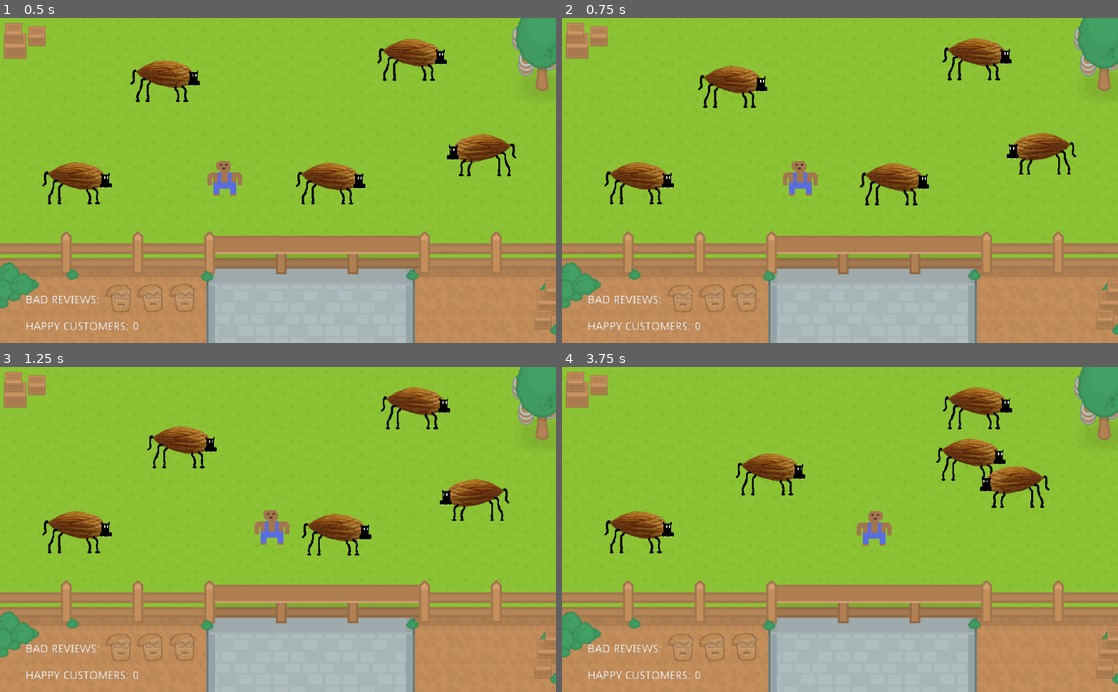
Above: before the commit, frames 1-4 (two rows, left to right).
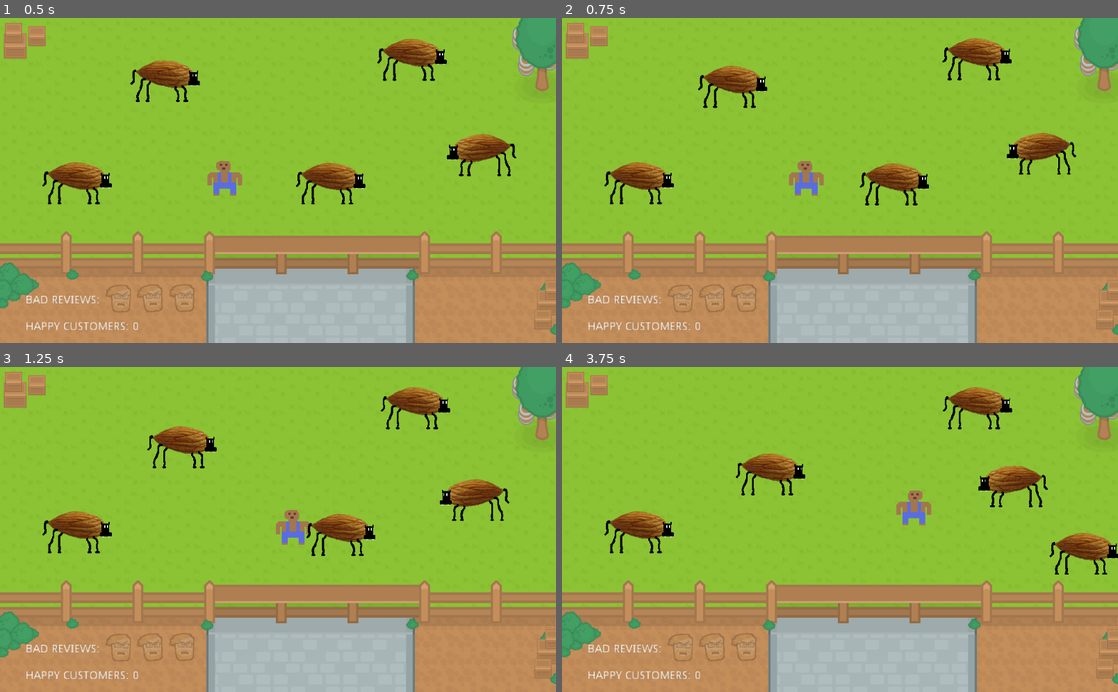
Above: after the commit, the same moments.

Repository: chipolux/almond-milkems
Game: Godot game, scene res://main.tscn
Two runs of this game, one before a commit and one after it. Both use one fixed random seed, a clock stepped at 60 frames per second and the inputs below.
Inputs:
- Up to frame 1 (0.5 s): no input
- Up to frame 2 (0.75 s): tap Enter (ui_accept) at 0.5 s; hold Right (ui_right) from 0.53 s (still down)
- Up to frame 3 (1.25 s): keep holding Right (ui_right); tap Enter (ui_accept) at 0.77 s
- Up to frame 4 (3.75 s): release Right (ui_right) at 1.28 s; hold Down (ui_down) 1.28-2.03 s; tap Enter (ui_accept) at 1.52, 3.02 s; hold Right (ui_right) 2.03-2.78 s; hold Up (ui_up) 2.78-3.53 s; hold Left (ui_left) from 3.53 s (still down)

Frame 1 is identical in both runs. In frame 2, 0.4% of the frame differs, in the area x 39-48%, y 44-55%; in frame 3, 1.2%; in frame 4, 2.9%, in the area x 53-100%, y 22-64%.

Commit message:
Make player faster, fix scoring bug.

Diff:
--- a/customer.gd
+++ b/customer.gd
@@ -51,6 +51,7 @@
 func give_milk():
 	if can_accept_milk:
 		frame = 3
+		emit_signal("score")
 		player.queue("walk_out")
 
 func tick():
@@ -70,5 +71,4 @@
 		cooldown -= 1
 		if cooldown <= 0:
 			frame = 0
-			emit_signal("score")
 			player.queue("walk_in")
--- a/main.tscn
+++ b/main.tscn
@@ -434,50 +434,30 @@
 position = Vector2( 44, -122 )
 in_position = Vector2( 44, -122 )
 out_position = Vector2( 36, 23 )
-min_patience = 5
-max_patience = 15
-min_cooldown = 5
-max_cooldown = 15
 
 [node name="customer1" parent="customers" index="1" instance=ExtResource( 8 )]
 
 position = Vector2( 116, -120 )
 in_position = Vector2( 116, -120 )
 out_position = Vector2( 112, 20 )
-min_patience = 5
-max_patience = 15
-min_cooldown = 5
-max_cooldown = 15
 
 [node name="customer2" parent="customers" index="2" instance=ExtResource( 8 )]
 
 position = Vector2( 191, -120.265 )
 in_position = Vector2( 191, -120 )
 out_position = Vector2( 191, 21 )
-min_patience = 5
-max_patience = 15
-min_cooldown = 5
-max_cooldown = 15
 
 [node name="customer3" parent="customers" index="3" instance=ExtResource( 8 )]
 
 position = Vector2( 265, -115 )
 in_position = Vector2( 265, -115 )
 out_position = Vector2( 268, 24 )
-min_patience = 5
-max_patience = 15
-min_cooldown = 5
-max_cooldown = 15
 
 [node name="customer4" parent="customers" index="4" instance=ExtResource( 8 )]
 
 position = Vector2( 340, -119 )
 in_position = Vector2( 340, -119 )
 out_position = Vector2( 340, 24 )
-min_patience = 5
-max_patience = 15
-min_cooldown = 5
-max_cooldown = 15
 
 [node name="strikes_label" type="Label" parent="." index="9"]
 
--- a/player.gd
+++ b/player.gd
@@ -1,7 +1,7 @@
 extends KinematicBody2D
 
 signal place_milk
-const SPEED = 125
+const SPEED = 180
 onready var udder_detector = get_node("udder_detector")
 var velocity = Vector2()
 var has_milk = false
Not shown, added: export_presets.cfg
Not shown, changed: .gitignore
